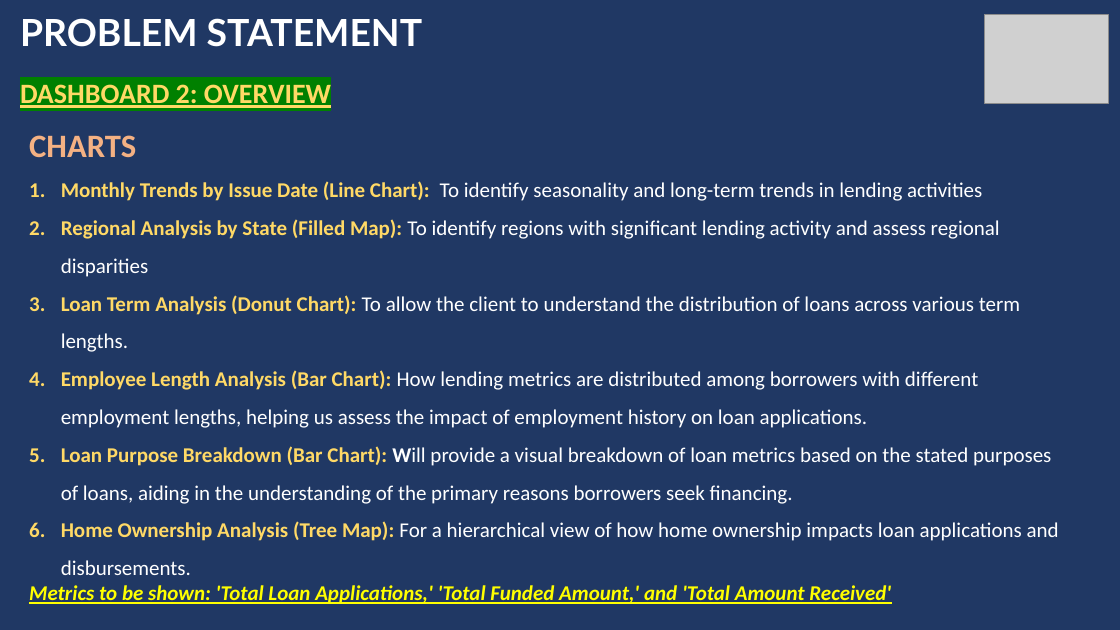
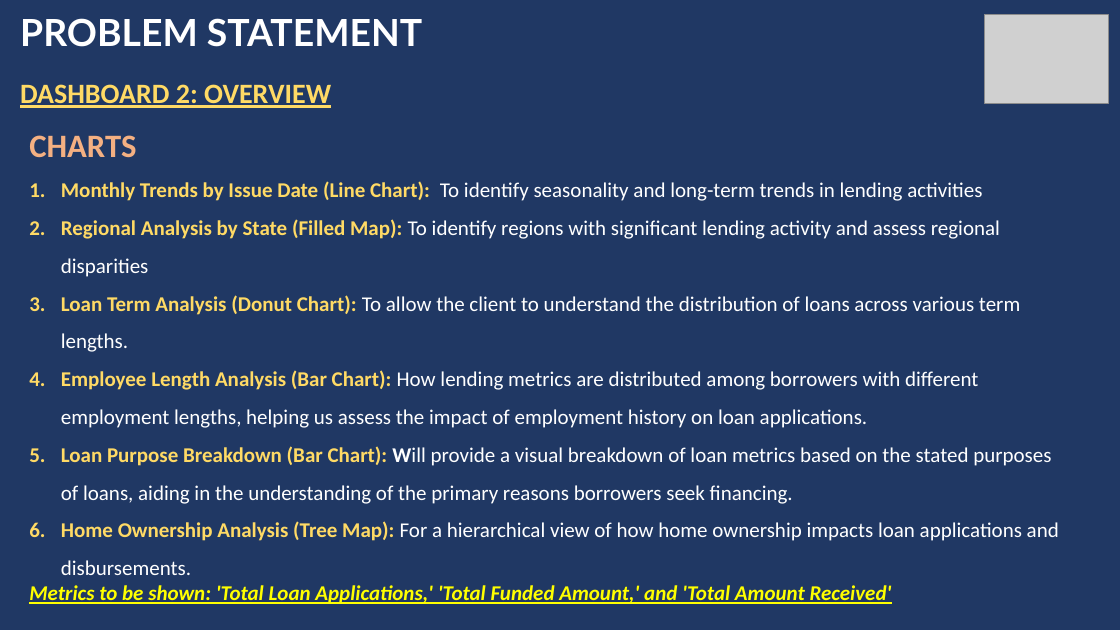
Before and after one commit to shrishtisahu77/Bank-Loan-Analysis, a slide deck: slide 6 of Bank Loan PPT Power BI.pptx (slide 13 before the commit). Drawn at 1120x630 pixels with LibreOffice and Linux fonts; fonts in the diff are those of the drawing; grey boxes stand for pictures. Boxes give left, top, right and bottom in pixels: in the first picture for what was removed or moved away, otherwise in the second. Text is boxed around its words. In the diff, an @@ line names an element or a change of style, - is before the commit and + after.

```diff
--- a/Bank Loan PPT Power BI.pptx
+++ b/Bank Loan PPT Power BI.pptx
@@ text "DASHBOARD 2: OVERVIEW" at (x1=20, y1=84, x2=331, y2=108): text colour #FFD966 to #FFDA65, highlight #008000 to none @@
@@ text at (x1=29, y1=135, x2=1059, y2=575): text colour #F4B183 to #F4B082 in "CHARTS"; text colour #FFD966 to #FFDA65 in "Monthly Trends by Issue Date (Line Chart):", "Regional Analysis by State (Filled Map):", "Loan Term Analysis (Donut Chart):", "Employee Length Analysis (Bar Chart):" and 2 more places @@
```
Also in this commit, not shown: 7 other slides changed, 9 slides removed.
